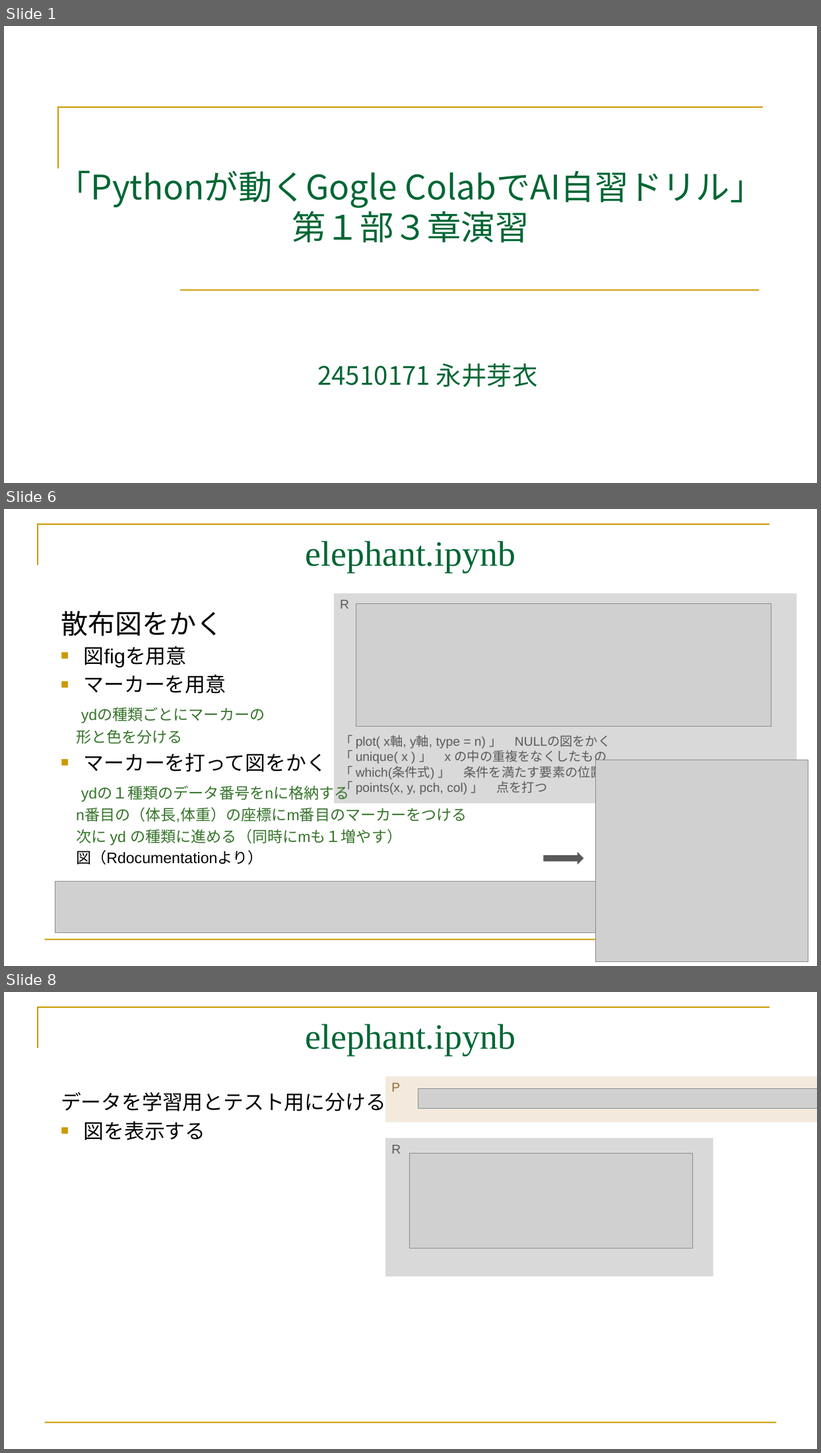
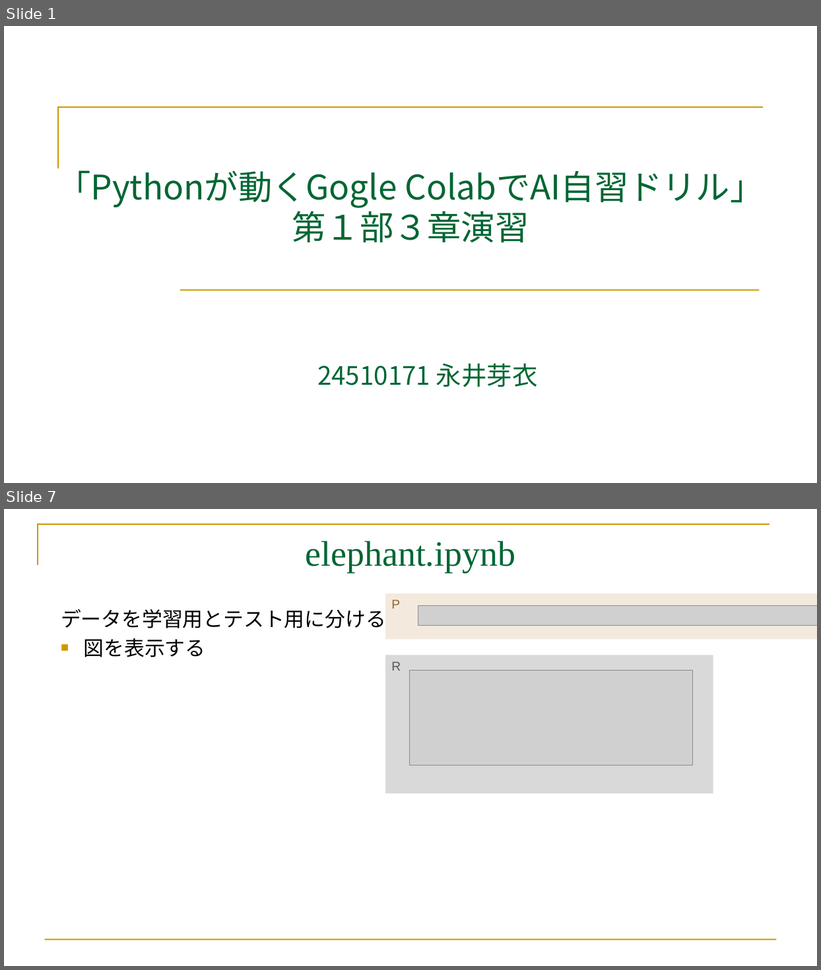
Before and after one commit to mei-517/GoogleColab, a slide deck: GoogleColab.part3.pptx. Shown one above the other, each under a label of ours: slides 1, 6 and 8 before the commit, slides 1 and 7 after it; the slides between them are not shown. The pictures are 821x1453 and 821x970 pixels, drawn with LibreOffice and Linux fonts; fonts in the diff are those of the drawing; grey boxes stand for pictures. Boxes give left, top, right and bottom in pixels: in the first picture for what was removed or moved away, otherwise in the second. Text is boxed around its words. In the diff, an @@ line names an element or a change of style, - is before the commit and + after.

```diff
--- a/GoogleColab.part3.pptx
+++ b/GoogleColab.part3.pptx
@@ slide 6 removed at (4, 509, 817, 966), background #FFFFFF; not listed: 2 template elements that a slide beside it also shows @@
@@ title removed at (306, 541, 516, 573) @@
-elephant.ipynb
@@ rectangle removed at (334, 593, 797, 803) @@
-R
-「 plot( x軸, y軸, type = n) 」 NULLの図をかく
-「 unique( x ) 」 x の中の重複をなくしたもの
-「 which(条件式) 」 条件を満たす要素の位置
-「 points(x, y, pch, col) 」 点を打つ
@@ picture removed at (356, 603, 772, 726) @@
@@ text removed at (61, 611, 467, 865) @@
-散布図をかく
-■ 図figを用意
-■ マーカーを用意
-ydの種類ごとにマーカーの
-形と色を分ける
-■ マーカーを打って図をかく
-ydの１種類のデータ番号をnに格納する
-n番目の（体長,体重）の座標にm番目のマーカーをつける
-次に yd の種類に進める（同時にmも１増やす）
-図（Rdocumentationより）
@@ picture removed at (596, 760, 809, 963) @@
@@ right arrow removed at (544, 852, 584, 865) @@
@@ picture removed at (55, 882, 736, 933) @@
@@ what was slide 8 is now slide 7 @@
```
Also in this commit, not shown: 2 slides changed, 5 slides added, 3 other slides removed, 7 other files.
